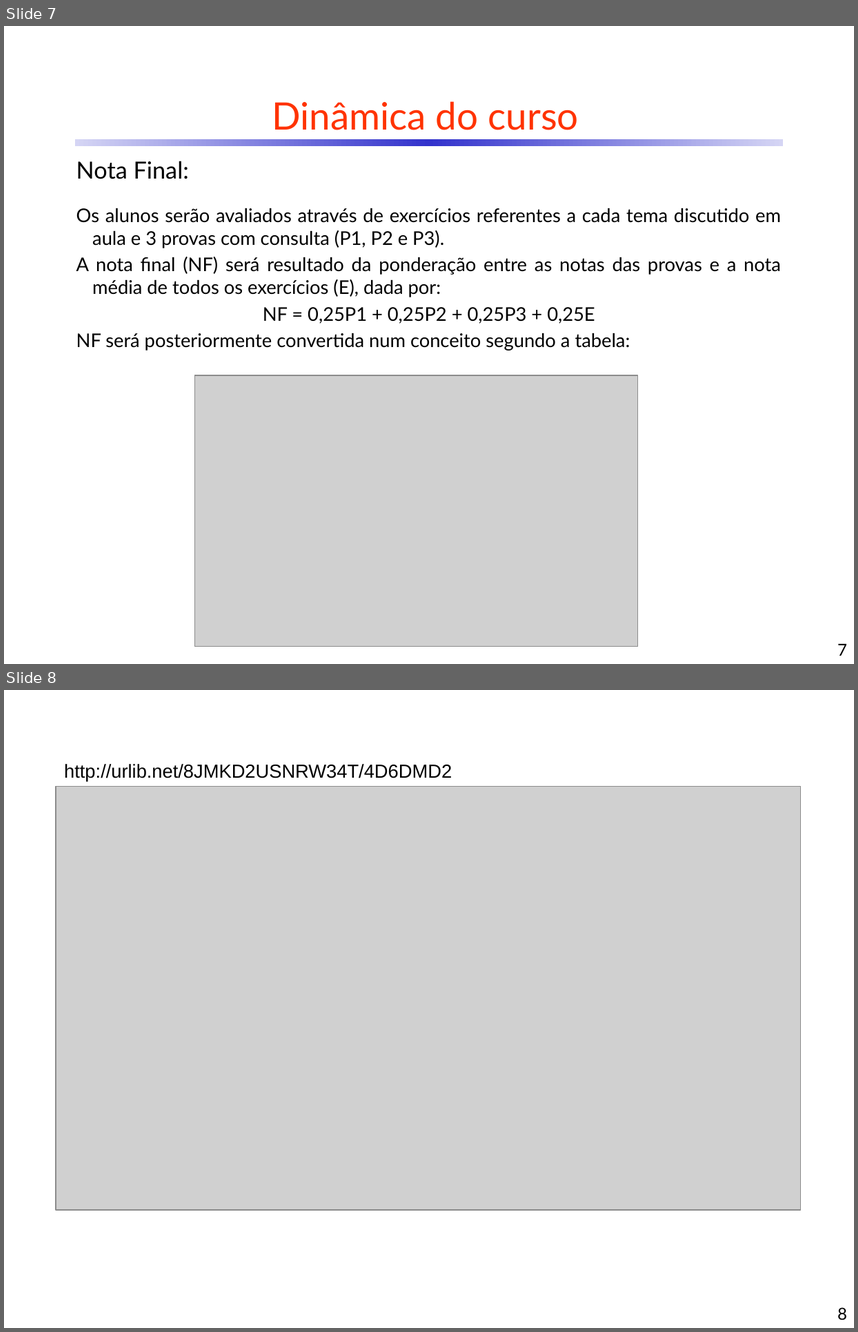
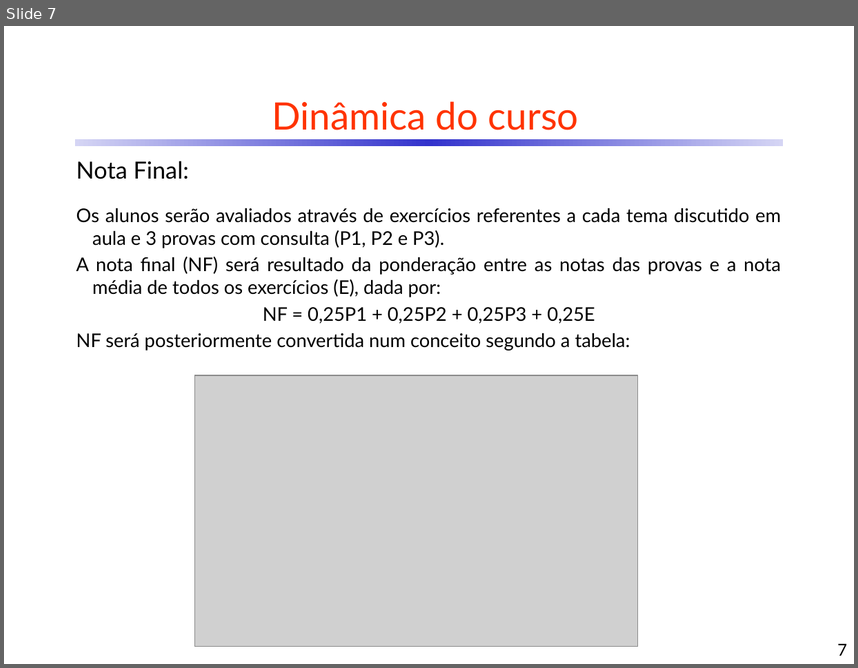
Before and after one commit to CDRenno/Estatistica, a slide deck: ppt/00Apres.pptx. Shown one above the other, each under a label of ours: slides 7 and 8 before the commit, slide 7 after it. The pictures are 858x1332 and 858x668 pixels, drawn with LibreOffice and Linux fonts; fonts in the diff are those of the drawing; grey boxes stand for pictures. Boxes give left, top, right and bottom in pixels: in the first picture for what was removed or moved away, otherwise in the second. Text is boxed around its words. In the diff, an @@ line names an element or a change of style, - is before the commit and + after.

```diff
--- a/ppt/00Apres.pptx
+++ b/ppt/00Apres.pptx
@@ slide 8 removed at (4, 690, 854, 1328), background #FFFFFF @@
@@ text removed at (64, 764, 452, 782) @@
-http://urlib.net/8JMKD2USNRW34T/4D6DMD2
@@ picture removed at (56, 787, 800, 1210) @@
@@ text removed at (838, 1307, 847, 1319) @@
-8
```
Also in this commit, not shown: 1 slide changed, 1 slide added, 1 other file.
